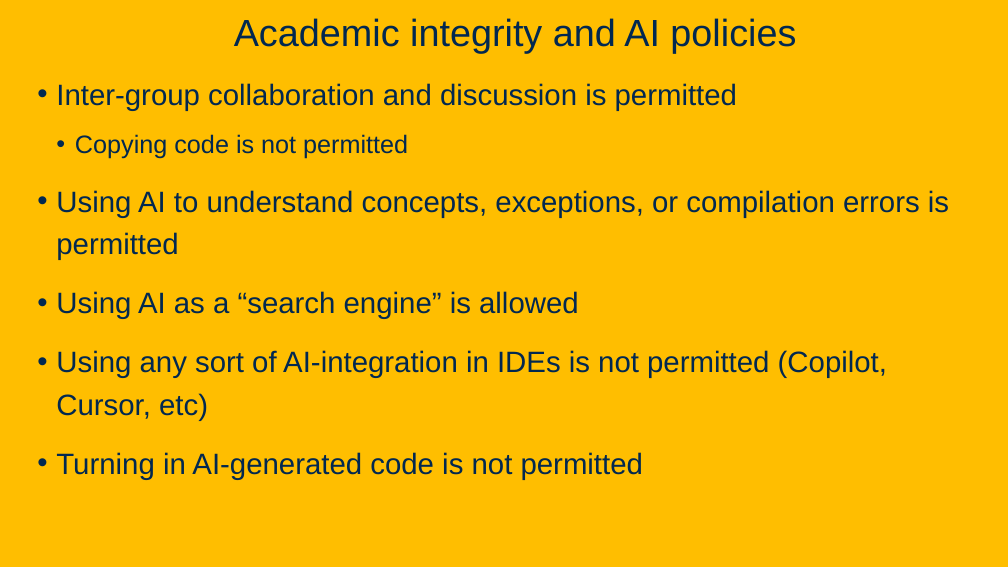
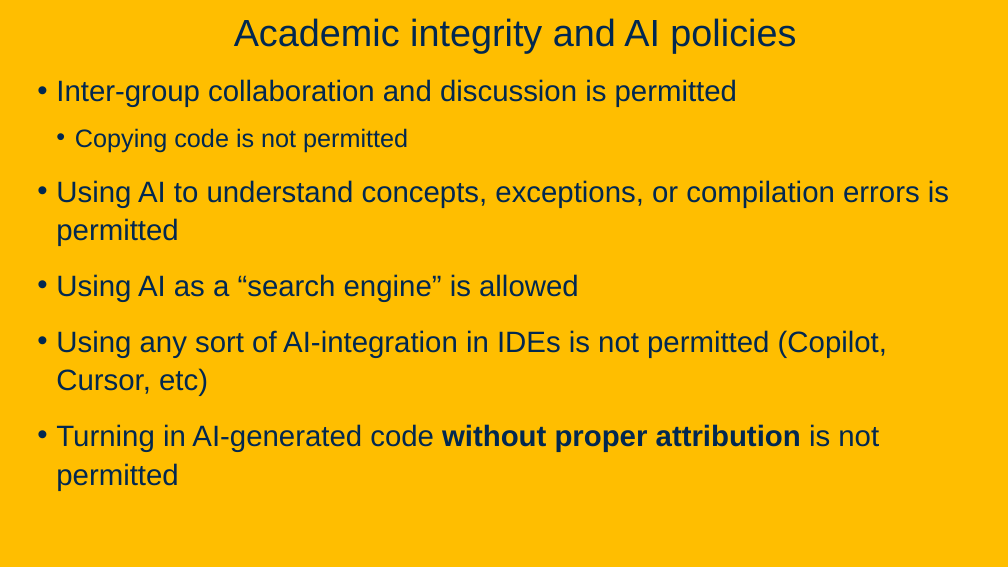
Before and after one commit to davsec-teaching/W26_ECS_160, a slide deck: slide 8 of slides/Intro.pptx. Drawn at 1008x567 pixels with LibreOffice and Linux fonts; fonts in the diff are those of the drawing; background and template pictures are left out. Boxes give left, top, right and bottom in pixels: in the first picture for what was removed or moved away, otherwise in the second. Text is boxed around its words. In the diff, an @@ line names an element or a change of style, - is before the commit and + after.

```diff
--- a/slides/Intro.pptx
+++ b/slides/Intro.pptx
@@ text at box(56, 79, 949, 396): line spacing 1.2 to 1.1 @@
@@ text at box(56, 424, 879, 491): text changed @@
-• Turning in AI-generated code is not permitted
+• Turning in AI-generated code without proper attribution is not permitted
```
Also in this commit, not shown: 10 other slides changed, 7 slides added, 10 other files.
